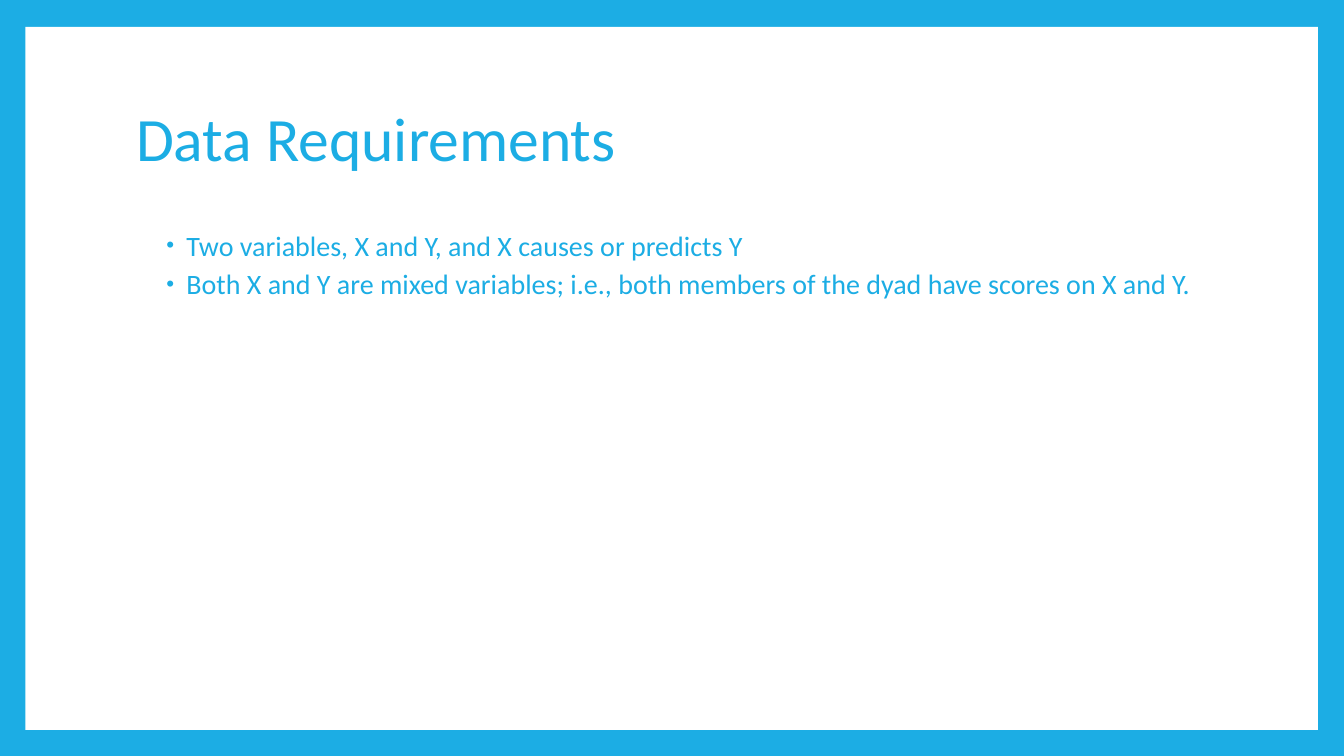
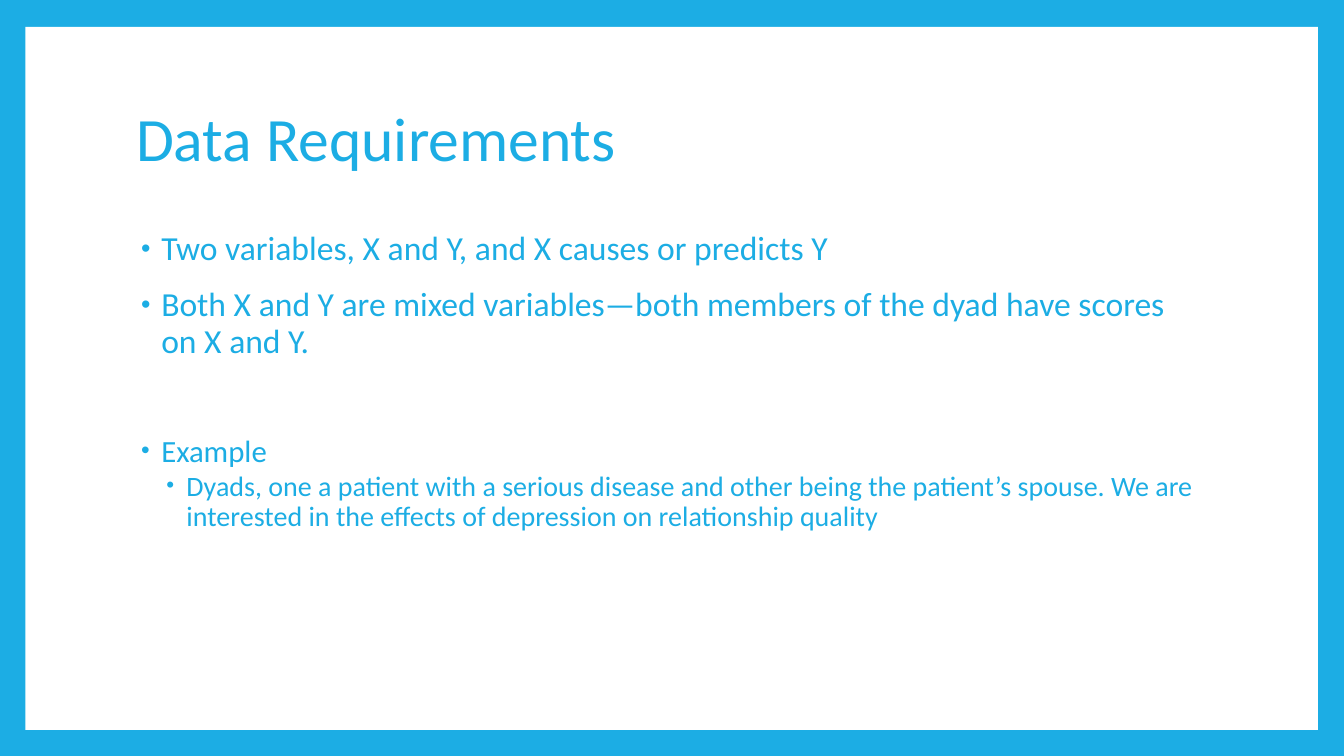
Before and after one commit to RandiLGarcia/2day-dyad-workshop, a slide deck: slide 42 of Day 1/Lecture Slides/Day 1 Slides.pptx (slide 46 before the commit). Drawn at 1344x756 pixels with LibreOffice and Linux fonts; fonts in the diff are those of the drawing. Boxes give left, top, right and bottom in pixels: in the first picture for what was removed or moved away, otherwise in the second. Text is boxed around its words. In the diff, an @@ line names an element or a change of style, - is before the commit and + after.

```diff
--- a/Day 1/Lecture Slides/Day 1 Slides.pptx
+++ b/Day 1/Lecture Slides/Day 1 Slides.pptx
@@ text at box(161, 236, 827, 266): size 20 to 24 pt in "Two variables, X and Y, and X ..."; list level 2 to 1 in "Two variables, X and Y, ..." @@
@@ text at box(161, 292, 1192, 531): text changed @@
-  • Both X and Y are mixed variables; i.e., both members of the dyad have scores on X and Y.
+• Both X and Y are mixed variables—both members of the dyad have scores on X and Y.
+• Example
+  • Dyads, one a patient with a serious disease and other being the patient’s spouse. We are interested in the effects of depression on relationship quality
```
Also in this commit, not shown: 25 other slides changed, 4 slides added, 9 slides removed, 7 other files.
